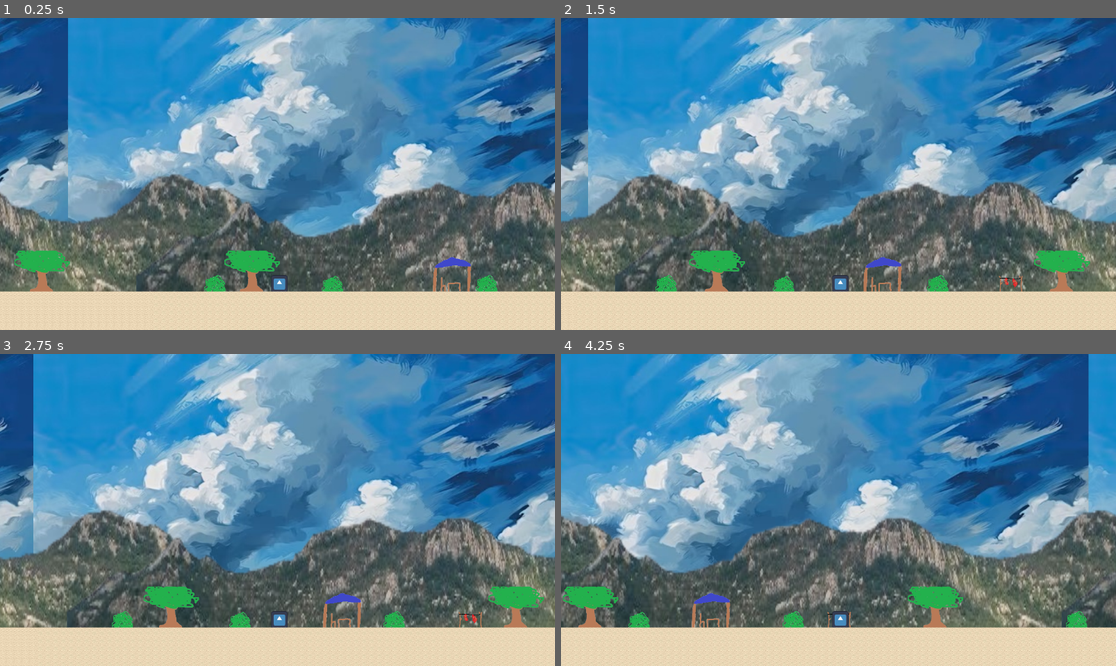
Above: before the commit, frames 1-4 (two rows, left to right).
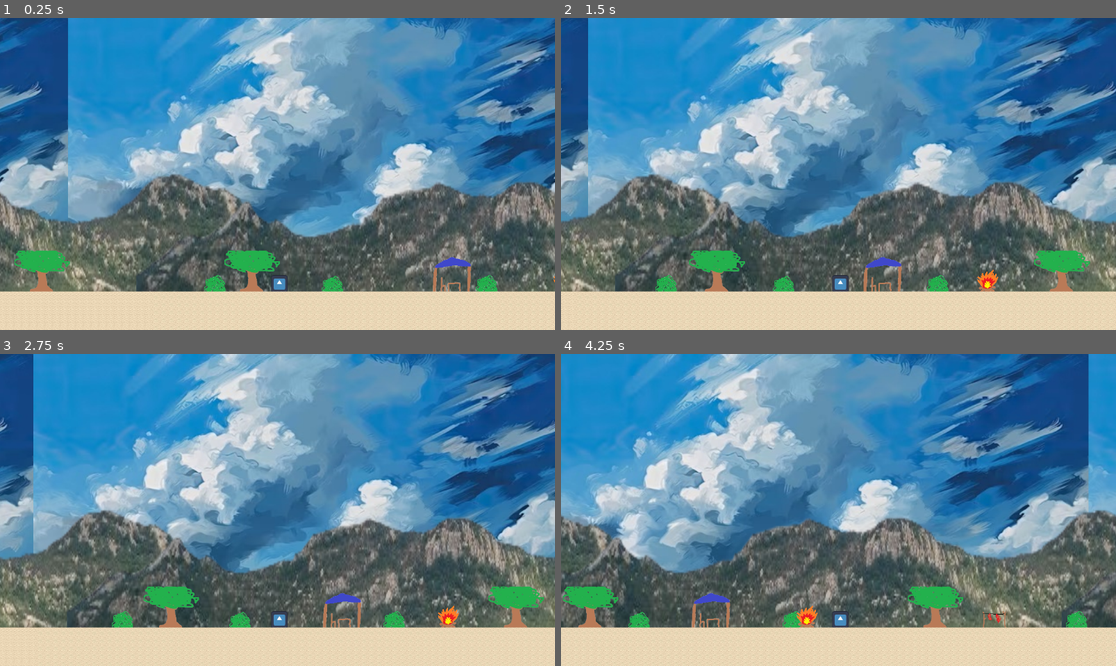
Above: after the commit, the same moments.

Repository: LBranco27/caminhos_de_maria_bonita
Game: Godot game, scene res://scenes/main/camp/acampamento.tscn
Same seed, same stepped clock (60 frames per second), same inputs: the game is played once before the commit and once after it. The engine's default icon, where the game draws it, is replaced by a stand-in: a white triangle on a blue panel in a dark square.
Inputs:
- Up to frame 1 (0.25 s): no input
- Up to frame 2 (1.5 s): tap Enter (ui_accept) at 0.5, 0.77 s; hold E (interact) 0.53-1.28 s; hold Right (ui_right) from 0.53 s (still down); tap E (interact) at 1.35 s
- Up to frame 3 (2.75 s): tap Enter (ui_accept) at 1.52 s; release Right (ui_right) at 2.03 s; hold Left (ui_left) from 2.03 s (still down); hold E (interact) from 2.03 s (still down)
- Up to frame 4 (4.25 s): release Left (ui_left) at 2.78 s; release E (interact) at 2.78 s; hold Right (ui_right) from 2.78 s (still down); tap E (interact) at 2.85 s; tap Enter (ui_accept) at 3.02, 3.77 s; hold E (interact) from 3.53 s (still down)

The runs differ from the first frame. In frame 1, less than 0.1% of the frame differs, in the area x 99-100%, y 82-85%; in frame 2, 0.2%; in frame 3, 0.2%; in frame 4, 0.3%, in the area x 42-81%, y 80-88%.

Commit message:
Adicionando interação
Fogueira interativa

Diff:
--- a/scenes/main/camp/acampamento.tscn
+++ b/scenes/main/camp/acampamento.tscn
@@ -9,6 +9,11 @@
 [ext_resource type="Texture2D" uid="uid://r3nxpjis0bm1" path="res://assets/sprite/background/barraca_branco.png" id="5_q0j8p"]
 [ext_resource type="Texture2D" uid="uid://bqc64a5ycihtx" path="res://assets/sprite/background/carne-removebg-preview.png" id="6_e2i7t"]
 [ext_resource type="Script" uid="uid://bivx5nf0pi61s" path="res://scripts/global/character_body_2d.gd" id="6_em6kt"]
+[ext_resource type="Script" uid="uid://cro2ia4udnvq0" path="res://scripts/global/fogueira.gd" id="7_8iutl"]
+[ext_resource type="Texture2D" uid="uid://dkylaa7vp2626" path="res://assets/sprite/objects/fogueira_branco.png" id="7_e2i7t"]
+
+[sub_resource type="RectangleShape2D" id="RectangleShape2D_8iutl"]
+size = Vector2(54, 53)
 
 [sub_resource type="RectangleShape2D" id="RectangleShape2D_em6kt"]
 size = Vector2(34, 32)
@@ -2587,22 +2592,22 @@
 texture = ExtResource("3_h3e5j")
 centered = false
 
-[node name="Bush" type="Parallax2D" parent="Background" unique_id=1736704883]
+[node name="Moitas" type="Parallax2D" parent="Background" unique_id=1736704883]
 scroll_scale = Vector2(0.8, 1)
 repeat_size = Vector2(1152, 0)
 repeat_times = 3
 
-[node name="Bush" type="Sprite2D" parent="Background/Bush" unique_id=916438281]
+[node name="Bush" type="Sprite2D" parent="Background/Moitas" unique_id=916438281]
 position = Vector2(70, 562)
 scale = Vector2(0.07716053, 0.077160515)
 texture = ExtResource("3_q0j8p")
 
-[node name="Bush2" type="Sprite2D" parent="Background/Bush" unique_id=298548653]
+[node name="Bush2" type="Sprite2D" parent="Background/Moitas" unique_id=298548653]
 position = Vector2(314, 564)
 scale = Vector2(0.07716053, 0.077160515)
 texture = ExtResource("3_q0j8p")
 
-[node name="Bush3" type="Sprite2D" parent="Background/Bush" unique_id=1461133620]
+[node name="Bush3" type="Sprite2D" parent="Background/Moitas" unique_id=1461133620]
 position = Vector2(634, 562)
 scale = Vector2(0.07716053, 0.077160515)
 texture = ExtResource("3_q0j8p")
@@ -2618,12 +2623,26 @@
 
 [node name="Carne" type="Parallax2D" parent="Background" unique_id=610219055]
 scroll_scale = Vector2(0.95, 1)
-scroll_offset = Vector2(761, 515)
+scroll_offset = Vector2(1080, 562)
 
 [node name="Sprite2D" type="Sprite2D" parent="Background/Carne" unique_id=1831004031]
-position = Vector2(-3.0000005, 48)
 scale = Vector2(0.15046301, 0.150463)
 texture = ExtResource("6_e2i7t")
+
+[node name="Fogueira" type="Parallax2D" parent="Background" unique_id=1161509030]
+scroll_offset = Vector2(701, 554)
+script = ExtResource("7_8iutl")
+
+[node name="Sprite2D" type="Sprite2D" parent="Background/Fogueira" unique_id=397666316]
+position = Vector2(0, 1)
+scale = Vector2(0.118441395, 0.11844139)
+texture = ExtResource("7_e2i7t")
+
+[node name="Area2D" type="Area2D" parent="Background/Fogueira" unique_id=281680290]
+
+[node name="CollisionShape2D" type="CollisionShape2D" parent="Background/Fogueira/Area2D" unique_id=250419718]
+position = Vector2(-2, 0)
+shape = SubResource("RectangleShape2D_8iutl")
 
 [node name="Player_provisorio" type="CharacterBody2D" parent="." unique_id=2075116241]
 position = Vector2(109, 552)
@@ -2661,3 +2680,22 @@
 
 [node name="CollisionShape2D" type="CollisionShape2D" parent="Limite_1" unique_id=1039050934]
 shape = SubResource("RectangleShape2D_q0j8p")
+
+[node name="Texto" type="CanvasLayer" parent="." unique_id=1682975224]
+
+[node name="MeuLabel" type="Control" parent="Texto" unique_id=429948657]
+layout_mode = 3
+anchors_preset = 0
+offset_left = 582.0
+offset_top = 394.0
+offset_right = 819.0
+offset_bottom = 445.0
+
+[node name="RichTextLabel" type="RichTextLabel" parent="Texto/MeuLabel" unique_id=1093312173]
+visible = false
+layout_mode = 0
+offset_right = 229.0
+offset_bottom = 50.0
+
+[connection signal="body_shape_entered" from="Background/Fogueira/Area2D" to="Background/Fogueira" method="_on_area_2d_body_shape_entered"]
+[connection signal="body_shape_exited" from="Background/Fogueira/Area2D" to="Background/Fogueira" method="_on_area_2d_body_shape_exited"]
--- /dev/null
+++ b/scripts/global/fogueira.gd
@@ -0,0 +1,23 @@
+extends Parallax2D
+
+@export var descricao_objeto : String = "Uma fogueira quente, lembra as noites no sertão."
+var player_perto : bool = false
+
+func _input(event):
+	if event.is_action_pressed("interact") and player_perto:
+		exibir_dialogo()
+
+func exibir_dialogo():
+	$"../../Texto/MeuLabel/RichTextLabel".text = descricao_objeto
+	$"../../Texto/MeuLabel/RichTextLabel".visible = true
+
+func _on_area_2d_body_shape_entered(body_rid: RID, body: Node2D, body_shape_index: int, local_shape_index: int) -> void:
+	if body.name == "Player_provisorio":
+		player_perto = true
+	pass # Replace with function body.
+
+func _on_area_2d_body_shape_exited(body_rid: RID, body: Node2D, body_shape_index: int, local_shape_index: int) -> void:
+	if body.name == "Player_provisorio":
+		player_perto = false
+		$"../../Texto/MeuLabel/RichTextLabel".visible = false
+	pass # Replace with function body.
Not shown, added: scripts/global/fogueira.gd.uid
